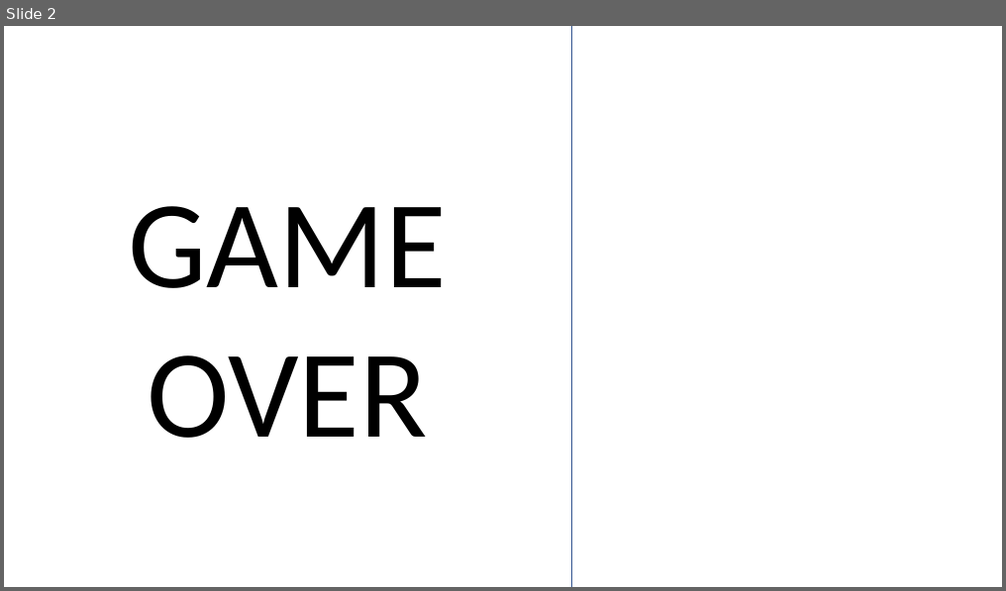
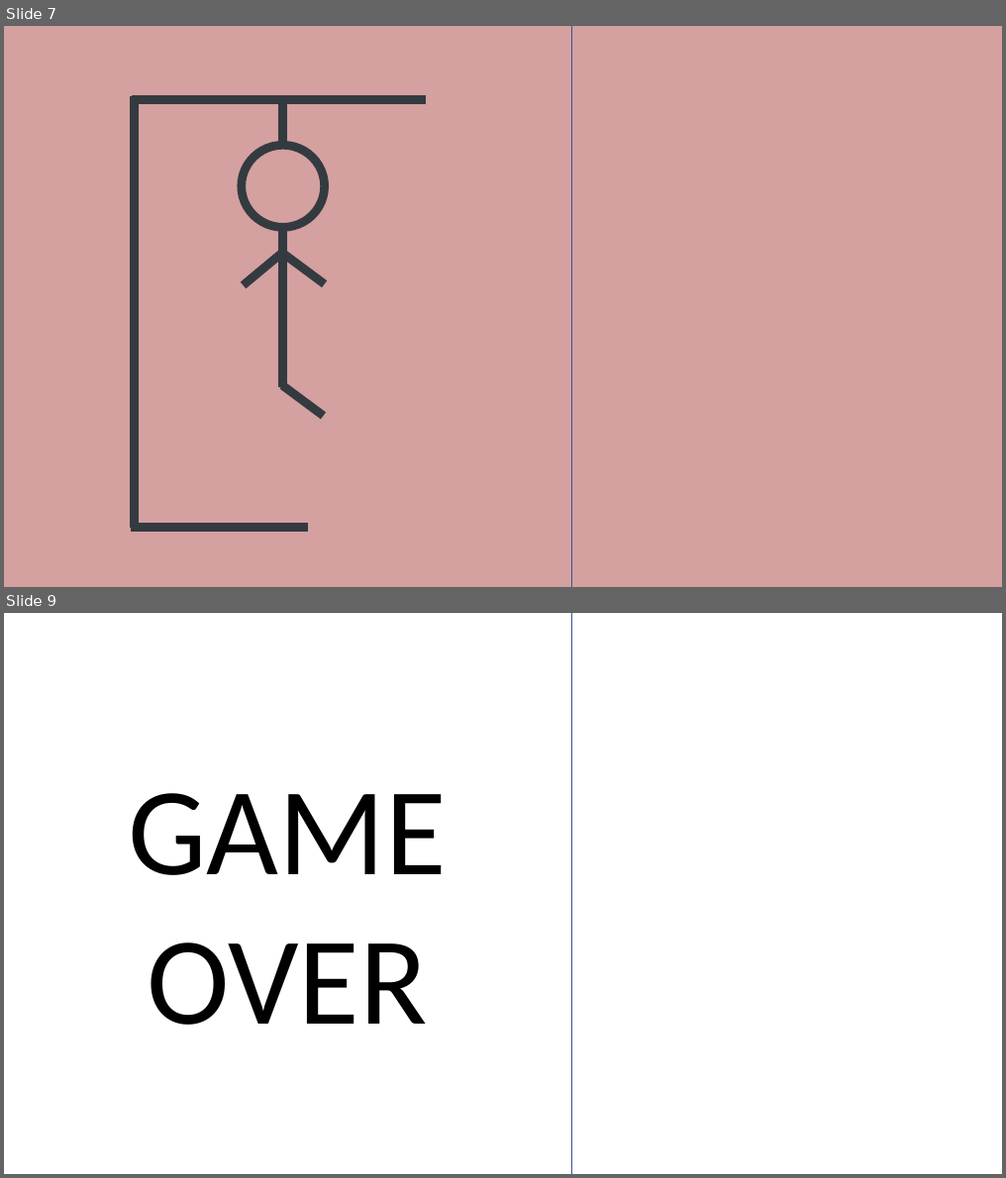
Before and after one commit to ShaharSalhov/hangman_game, a slide deck: public/pics/Presentation1.pptx. Shown one above the other, each under a label of ours: slide 2 before the commit, slides 7 and 9 after it; the slides between them are not shown. The pictures are 1006x591 and 1006x1178 pixels, drawn with LibreOffice and Linux fonts; fonts in the diff are those of the drawing; background and template pictures are left out. Boxes give left, top, right and bottom in pixels: in the first picture for what was removed or moved away, otherwise in the second. Text is boxed around its words. In the diff, an @@ line names an element or a change of style, - is before the commit and + after.

```diff
--- a/public/pics/Presentation1.pptx
+++ b/public/pics/Presentation1.pptx
@@ slide 7 added at bbox=[4, 26, 1002, 587], background #D4A0A0 @@
@@ rectangle added at bbox=[4, 26, 572, 587], outline #325491 1 pt @@
@@ line added from (132, 99) to (426, 99), #333B40 8.25 pt @@
@@ line added from (135, 96) to (135, 528), #333B40 8.25 pt @@
@@ line added from (283, 145) to (283, 99), #333B40 8.25 pt @@
@@ ellipse added at bbox=[242, 145, 325, 227], outline #333B40 8.25 pt @@
@@ line added from (283, 386) to (283, 225), #333B40 8.25 pt @@
@@ line added from (244, 285) to (281, 254), #333B40 8.25 pt @@
@@ line added from (325, 284) to (283, 254), #333B40 8.25 pt @@
@@ line added from (324, 416) to (282, 385), #333B40 8.25 pt @@
@@ line added from (132, 528) to (308, 528), #333B40 8.25 pt @@
@@ what was slide 2 is now slide 9 @@
```
Also in this commit, not shown: 1 slide changed, 6 other slides added, 22 other files.
